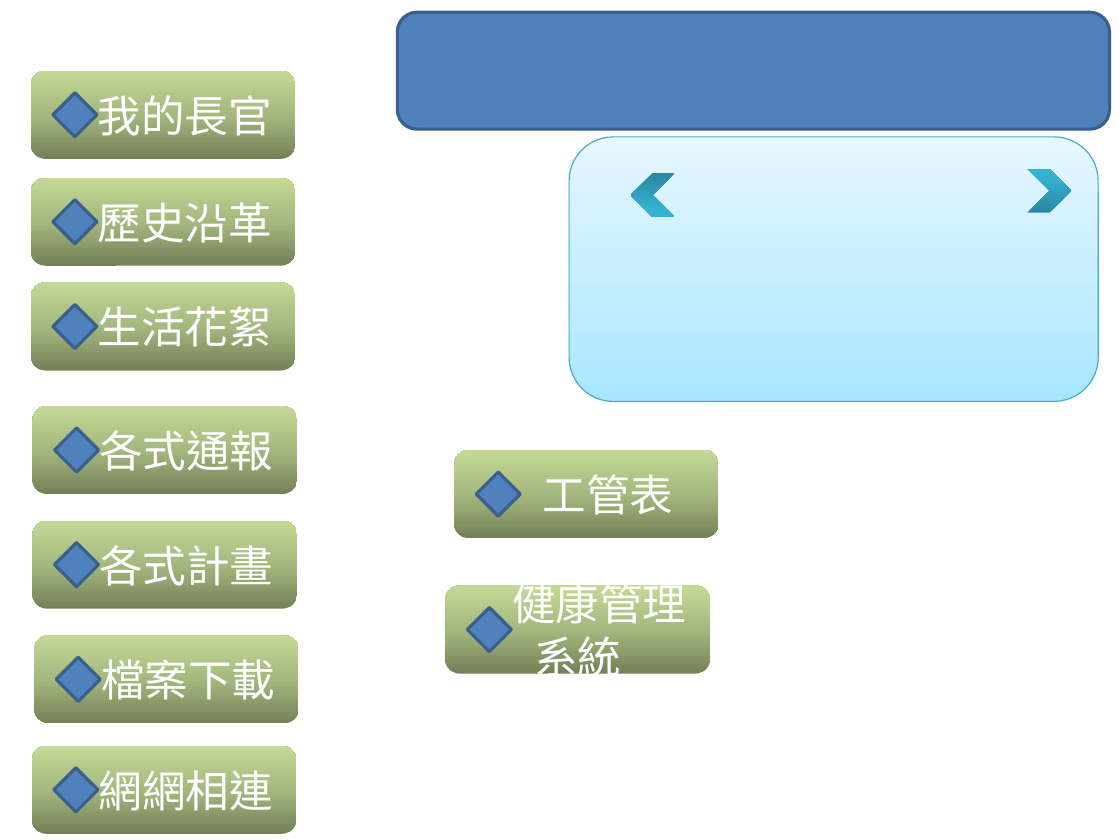
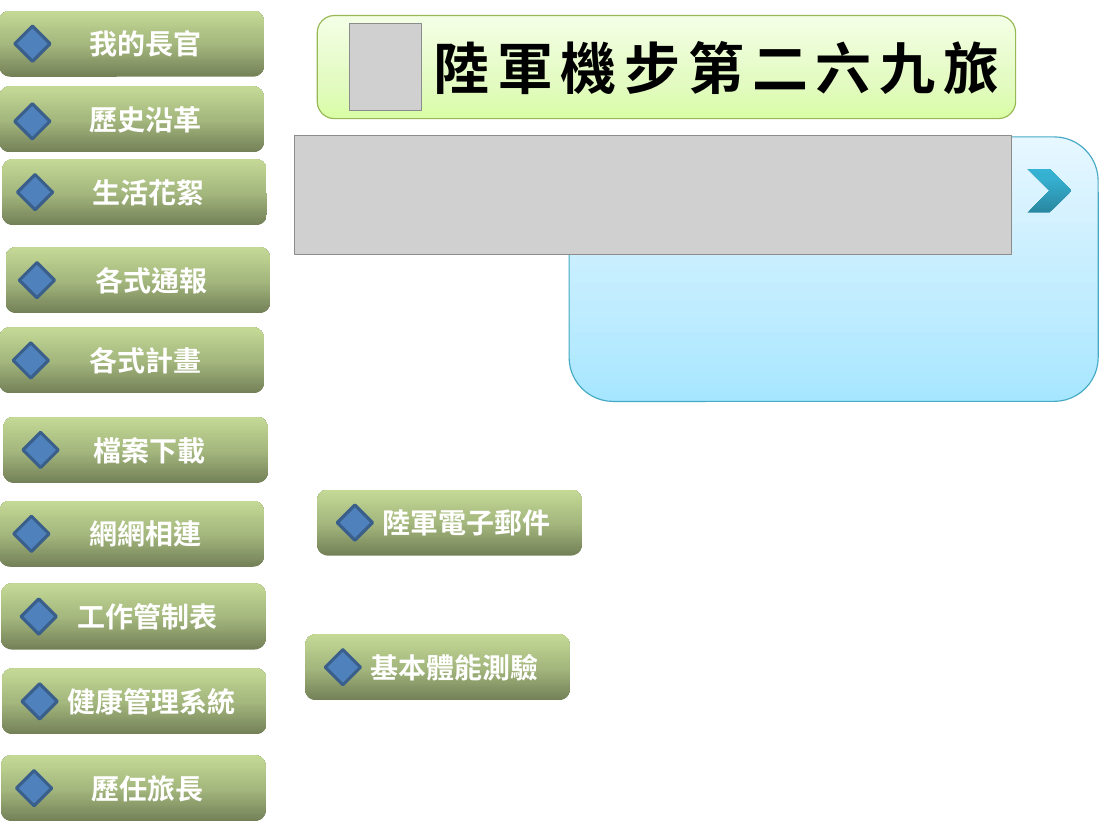
Before and after one commit to jian-hao/Website_269, a slide deck: slide 1 of images/_makingIMG.pptx. Drawn at 1120x840 pixels with LibreOffice and Linux fonts; fonts in the diff are those of the drawing; grey boxes stand for pictures. Boxes give left, top, right and bottom in pixels: in the first picture for what was removed or moved away, otherwise in the second. Text is boxed around its words. In the diff, an @@ line names an element or a change of style, - is before the commit and + after.

```diff
--- a/images/_makingIMG.pptx
+++ b/images/_makingIMG.pptx
@@ rounded rectangle "我的長官": place and size @@
-rounded rectangle "我的長官" at [31, 71, 296, 159]
+rounded rectangle "我的長官" at [0, 11, 264, 77]
@@ diamond: place and size @@
-diamond at [53, 93, 96, 137]
+diamond at [15, 26, 49, 60]
@@ rounded rectangle "陸軍機步第二六九旅": place and size @@
-rounded rectangle "陸軍機步第二六九旅" at [398, 12, 1110, 129]
+rounded rectangle "陸軍機步第二六九旅" at [317, 16, 1016, 119]
@@ rounded rectangle "陸軍機步第二六九旅" at [317, 16, 1016, 119]: fill #4F81BD to gradient #DAFDA7 to #E4FCC2 to #F5FFE7; outline #3A5F8C 2 pt to #98B955 0.75 pt @@
@@ picture added at [349, 24, 422, 110] @@
@@ text in rounded rectangle at [433, 41, 999, 94]: text added @@
+陸軍機步第二六九旅
@@ rounded rectangle "歷史沿革": place and size @@
-rounded rectangle "歷史沿革" at [31, 178, 296, 267]
+rounded rectangle "歷史沿革" at [0, 86, 264, 152]
@@ diamond: place and size @@
-diamond at [53, 199, 96, 243]
+diamond at [15, 104, 49, 139]
@@ picture added at [295, 136, 1011, 254] @@
@@ rounded rectangle "生活花絮": place and size @@
-rounded rectangle "生活花絮" at [31, 282, 296, 371]
+rounded rectangle "生活花絮" at [2, 159, 267, 225]
@@ diamond: place and size @@
-diamond at [53, 305, 96, 348]
+diamond at [18, 175, 53, 209]
@@ chevron removed at [631, 174, 674, 217] @@
@@ rounded rectangle "各式通報": place and size @@
-rounded rectangle "各式通報" at [32, 405, 297, 494]
+rounded rectangle "各式通報" at [6, 248, 270, 314]
@@ diamond: place and size @@
-diamond at [55, 428, 99, 472]
+diamond at [19, 263, 54, 298]
@@ rounded rectangle "各式計畫": place and size @@
-rounded rectangle "各式計畫" at [32, 521, 297, 609]
+rounded rectangle "各式計畫" at [0, 327, 264, 393]
@@ diamond: place and size @@
-diamond at [55, 542, 99, 586]
+diamond at [13, 343, 48, 377]
@@ rounded rectangle "檔案下載": place and size @@
-rounded rectangle "檔案下載" at [35, 635, 299, 724]
+rounded rectangle "檔案下載" at [3, 417, 268, 483]
@@ diamond: place and size @@
-diamond at [56, 657, 100, 701]
+diamond at [24, 432, 58, 467]
@@ rounded rectangle "網網相連": place and size @@
-rounded rectangle "網網相連" at [31, 746, 296, 834]
+rounded rectangle "網網相連" at [0, 501, 264, 567]
@@ rounded rectangle added at [317, 489, 581, 556], fill gradient #748259 to #A6B87F to #C5DB97, 18 pt, text #FFFFFF, bold @@
+陸軍電子郵件
@@ diamond added at [337, 505, 372, 540], fill #4F81BD, outline #3A5F8C 2 pt @@
@@ diamond: place and size @@
-diamond at [54, 768, 97, 812]
+diamond at [13, 516, 48, 551]
@@ rounded rectangle "工作管制表": place and size @@
-rounded rectangle "工作管制表" at [455, 450, 719, 539]
+rounded rectangle "工作管制表" at [1, 584, 265, 650]
@@ diamond: place and size @@
-diamond at [476, 472, 520, 515]
+diamond at [21, 599, 56, 634]
@@ text in rounded rectangle at [77, 603, 217, 635]: text changed; size 28 to 18 pt; bold on @@
-工管表
+工作管制表
@@ rounded rectangle added at [306, 634, 570, 700], fill gradient #748259 to #A6B87F to #C5DB97, 18 pt, text #FFFFFF, bold @@
+基本體能測驗
@@ diamond added at [325, 650, 360, 684], fill #4F81BD, outline #3A5F8C 2 pt @@
@@ size 28 to 18 pt, bold on in 8 elements at [0, 11, 264, 77], [0, 86, 264, 152], [2, 159, 267, 225], [6, 248, 270, 314], [0, 327, 264, 393], [3, 417, 268, 483], [0, 501, 264, 567], [2, 669, 267, 735] @@
@@ rounded rectangle "健康管理系統": place and size @@
-rounded rectangle "健康管理系統" at [446, 586, 710, 674]
+rounded rectangle "健康管理系統" at [2, 669, 267, 735]
@@ diamond: place and size @@
-diamond at [467, 607, 511, 651]
+diamond at [22, 684, 57, 719]
@@ rounded rectangle added at [1, 755, 265, 821], fill gradient #748259 to #A6B87F to #C5DB97, 18 pt, text #FFFFFF, bold @@
+歷任旅長
@@ diamond added at [17, 771, 52, 805], fill #4F81BD, outline #3A5F8C 2 pt @@
```
Also in this commit, not shown: 19 other files.
